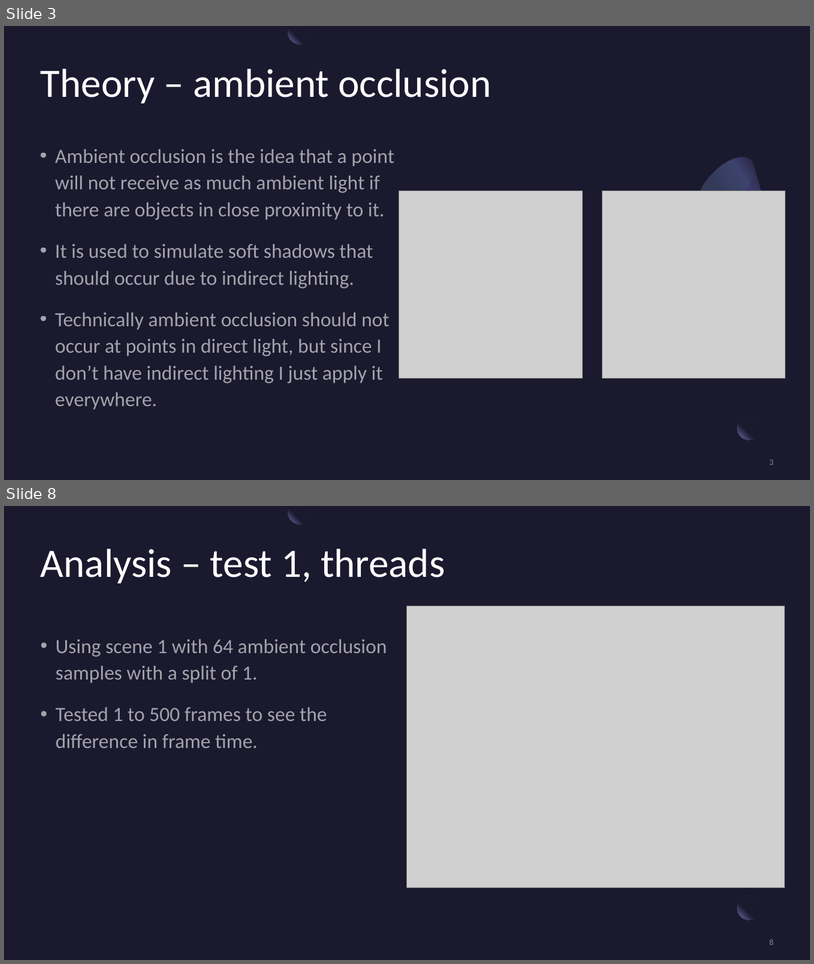
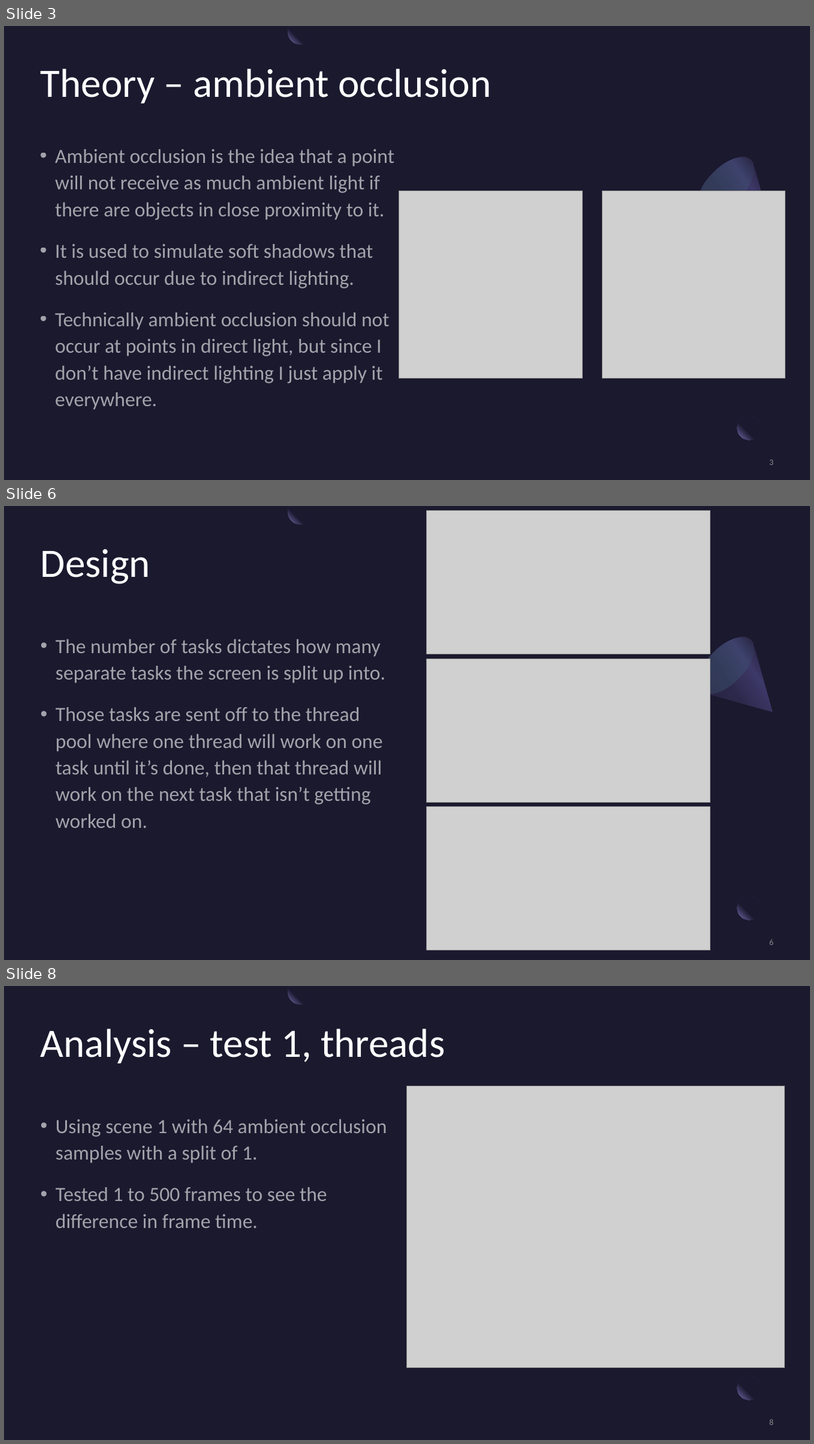
Before and after one commit to jtothec67/Ray-tracer, a slide deck: Presentation Title.pptx. Shown one above the other, each under a label of ours: slides 3 and 8 before the commit, slides 3, 6 and 8 after it; the slides between them are not shown. The pictures are 814x964 and 814x1444 pixels, drawn with LibreOffice and Linux fonts; fonts in the diff are those of the drawing; grey boxes stand for pictures. Boxes give left, top, right and bottom in pixels: in the first picture for what was removed or moved away, otherwise in the second. Text is boxed around its words. In the diff, an @@ line names an element or a change of style, - is before the commit and + after.

```diff
--- a/Presentation Title.pptx
+++ b/Presentation Title.pptx
@@ slide 6 added at (x1=4, y1=506, x2=810, y2=960), background #1B192E; not listed: 2 template elements that a slide beside it also shows @@
@@ freeform shape added at (x1=288, y1=506, x2=312, y2=524), fill gradient #1B192E to #7771B2 @@
@@ picture added at (x1=427, y1=511, x2=711, y2=654) @@
@@ title added at (x1=41, y1=549, x2=150, y2=584), 48 pt, text #FFFFFF @@
+Design
@@ freeform shape added at (x1=689, y1=627, x2=798, y2=737), fill gradient #2C284A to #3C3867 to #1B192E @@
@@ ellipse added at (x1=689, y1=627, x2=764, y2=703), fill gradient #454075 to #5BEFC1 @@
@@ text added at (x1=56, y1=639, x2=386, y2=828), 24 pt, text #FFFFFF at 60% opacity @@
+• The number of tasks dictates how many separate tasks the screen is split up into.
+• Those tasks are sent off to the thread pool where one thread will work on one task until it’s done, then that thread will work on the next task that isn’t getting worked on.
@@ picture added at (x1=427, y1=658, x2=711, y2=802) @@
@@ picture added at (x1=427, y1=807, x2=711, y2=950) @@
@@ page number added at (x1=770, y1=939, x2=774, y2=945), 10 pt, text #A6A6A6 at 80% opacity @@
+6
```
Also in this commit, not shown: 4 slides changed, 3 other slides added, 11 slides removed, 1 other file.
